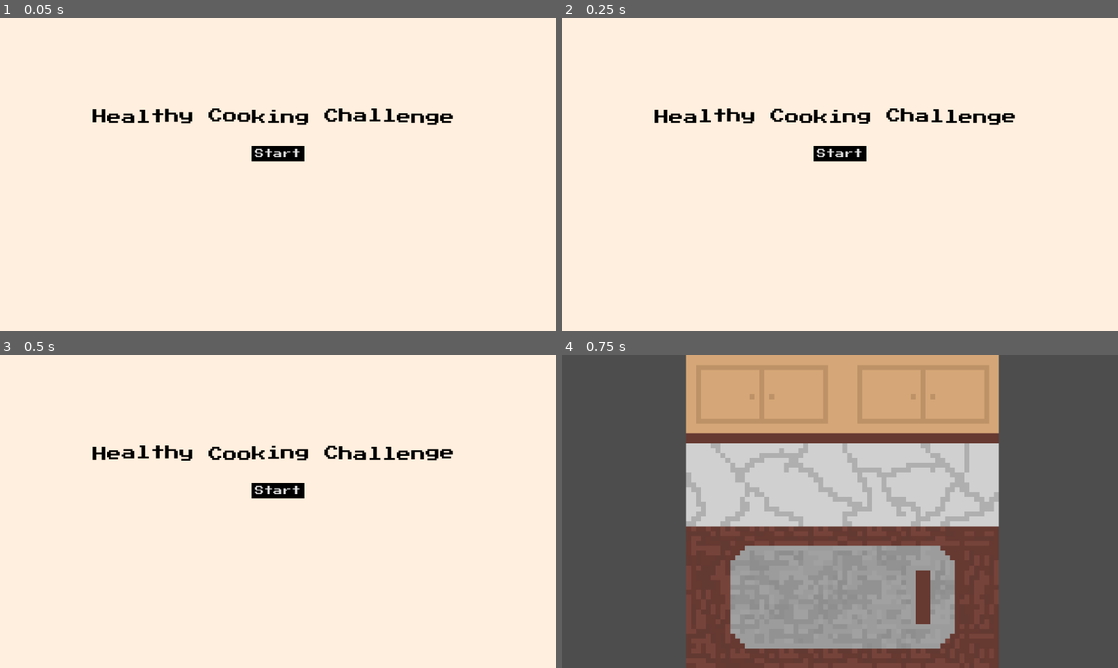
Above: before the commit, frames 1-4 (two rows, left to right).
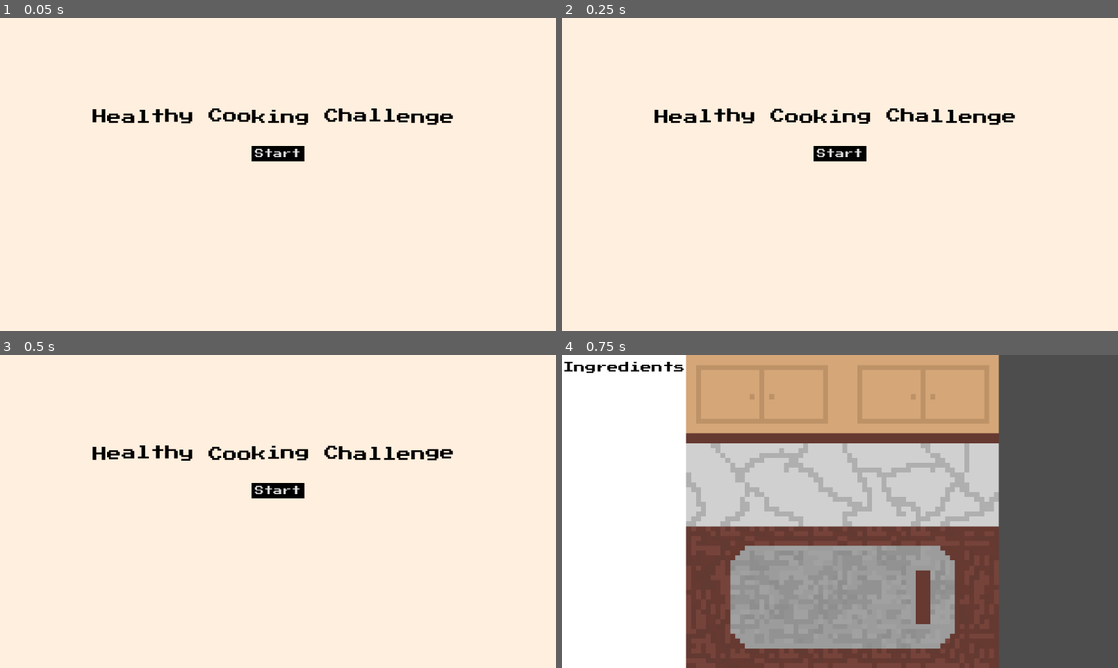
Above: after the commit, the same moments.

Repository: xeltux/Healthy-Cooking-Challenge
Game: Godot game, scene res://Scenes/Start-screen.tscn
Same seed, same stepped clock (60 frames per second), same inputs: the game is played once before the commit and once after it.
Inputs:
- Up to frame 1 (0.05 s): no input
- Up to frame 2 (0.25 s): no input
- Up to frame 3 (0.5 s): no input
- Up to frame 4 (0.75 s): click "Start" at 0.5 s

Frames 1-3 are identical in both runs. In frame 4, 22% of the frame differs, in the area x 0-23%, y 0-100%.

Commit message:
Update to Main.tscn

Diff:
--- a/Scenes/Main.tscn
+++ b/Scenes/Main.tscn
@@ -1,11 +1,25 @@
-[gd_scene load_steps=2 format=3 uid="uid://bhju4s0arbeov"]
+[gd_scene load_steps=3 format=3 uid="uid://bhju4s0arbeov"]
 
 [ext_resource type="Texture2D" uid="uid://crh5adlrouc2f" path="res://Assets/Sprite Art/Cooking Board copy.png" id="1_s2iu6"]
+[ext_resource type="Theme" uid="uid://c7v4phxm3hrcr" path="res://Assets/Themes/maintheme.tres" id="2_udn6w"]
 
 [node name="Node2D" type="Node2D"]
+
+[node name="ColorRect" type="ColorRect" parent="."]
+offset_right = 289.0
+offset_bottom = 654.0
 
 [node name="CookingBoardCopy" type="Sprite2D" parent="."]
 texture_filter = 1
 position = Vector2(581.25, 324.25)
 scale = Vector2(10.1172, 10.1172)
 texture = ExtResource("1_s2iu6")
+
+[node name="Label" type="Label" parent="."]
+offset_left = 2.0
+offset_top = 14.0
+offset_right = 255.0
+offset_bottom = 40.0
+theme = ExtResource("2_udn6w")
+theme_override_font_sizes/font_size = 23
+text = "Ingredients"
--- a/project.godot
+++ b/project.godot
@@ -21,6 +21,7 @@
 
 [display]
 
+mouse_cursor/custom_image="res://Assets/Sprite Art/Knife.png"
 window/stretch/mode="viewport"
 
 [rendering]
Binary file added: Assets/Sprite Art/Knife.png
Not shown, added: Assets/Sprite Art/Knife.png.import
Not shown, changed: .DS_Store
